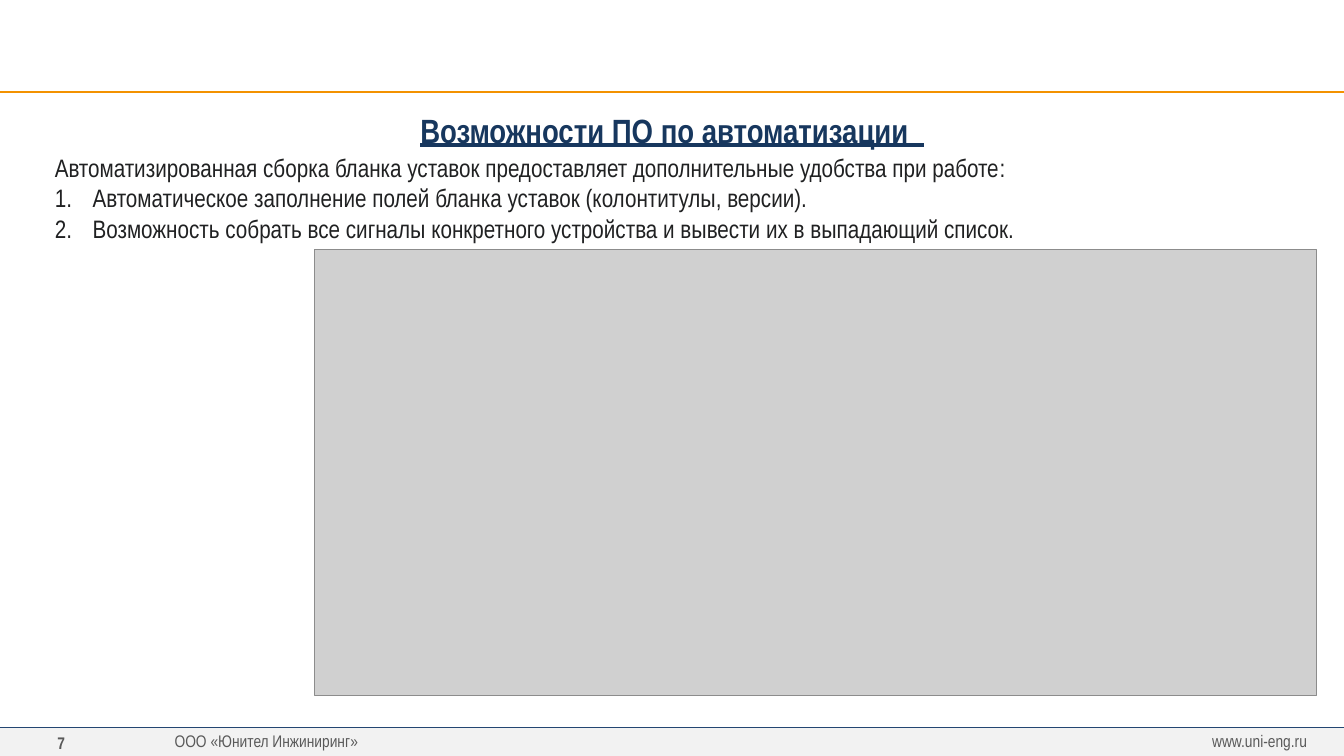
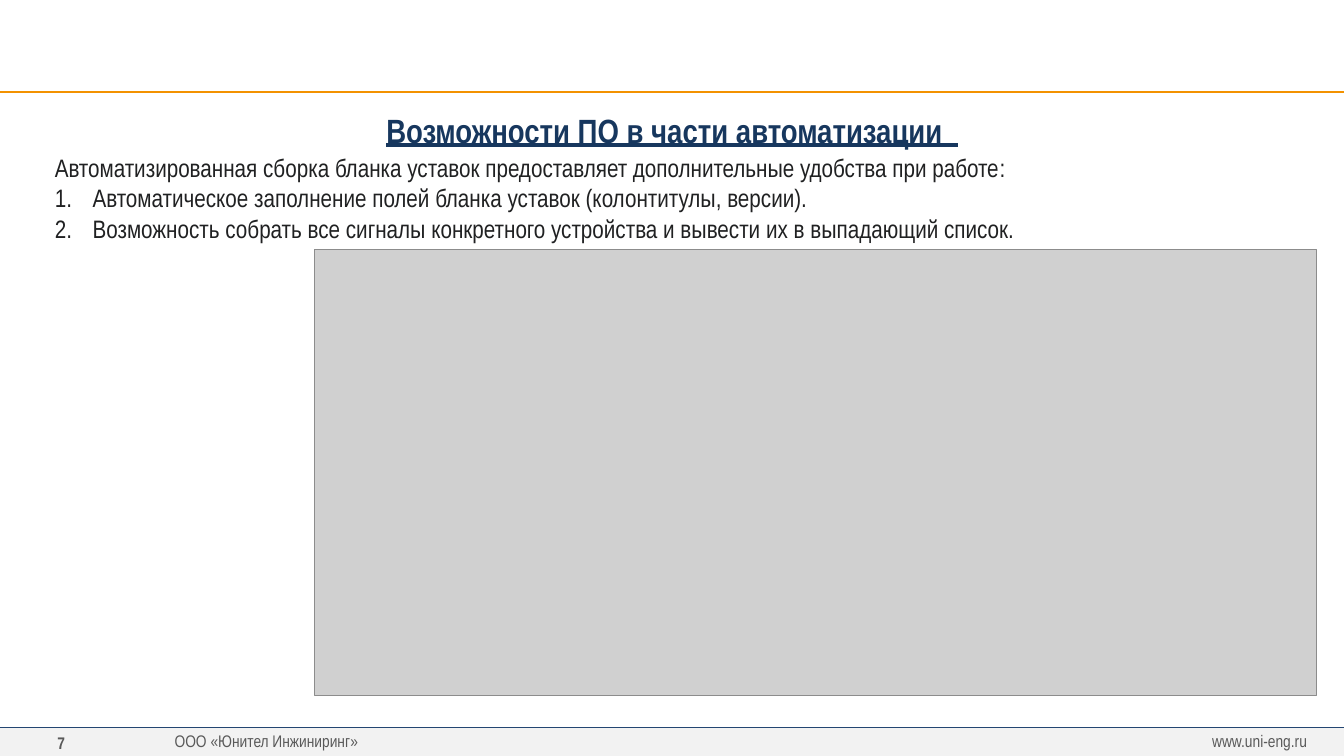
Before and after one commit to greglu1976/ProjectOmni, a slide deck: slide 7 of Презентация/Презентация v3.pptx. Drawn at 1344x756 pixels with LibreOffice and Linux fonts; fonts in the diff are those of the drawing; grey boxes stand for pictures; background and template pictures are left out. Boxes give left, top, right and bottom in pixels: in the first picture for what was removed or moved away, otherwise in the second. Text is boxed around its words. In the diff, an @@ line names an element or a change of style, - is before the commit and + after.

```diff
--- a/Презентация/Презентация v3.pptx
+++ b/Презентация/Презентация v3.pptx
@@ text at box(386, 119, 942, 149): text changed @@
-Возможности ПО по автоматизации
+Возможности ПО в части автоматизации
```
Also in this commit, not shown: 2 other slides changed, 10 other files.
